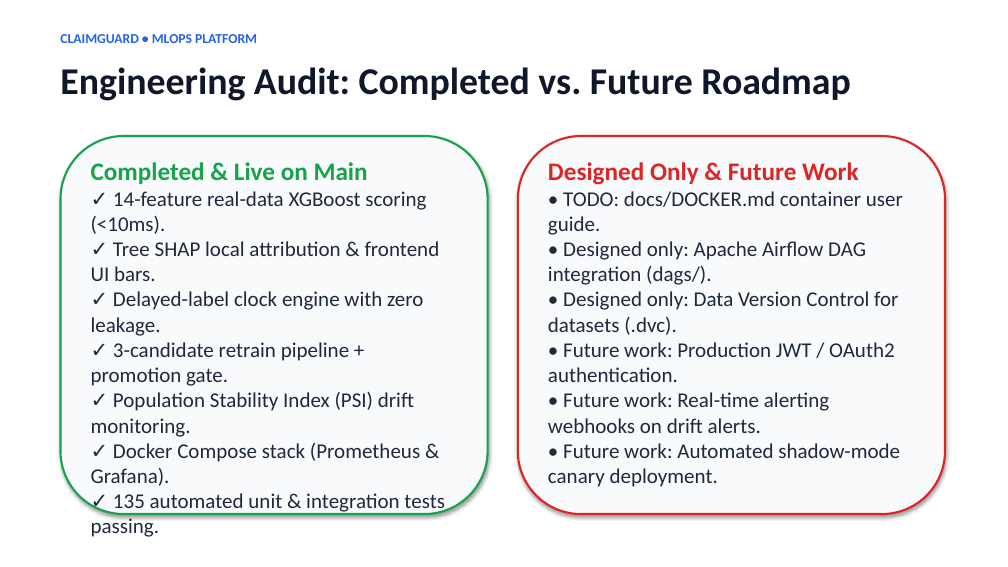
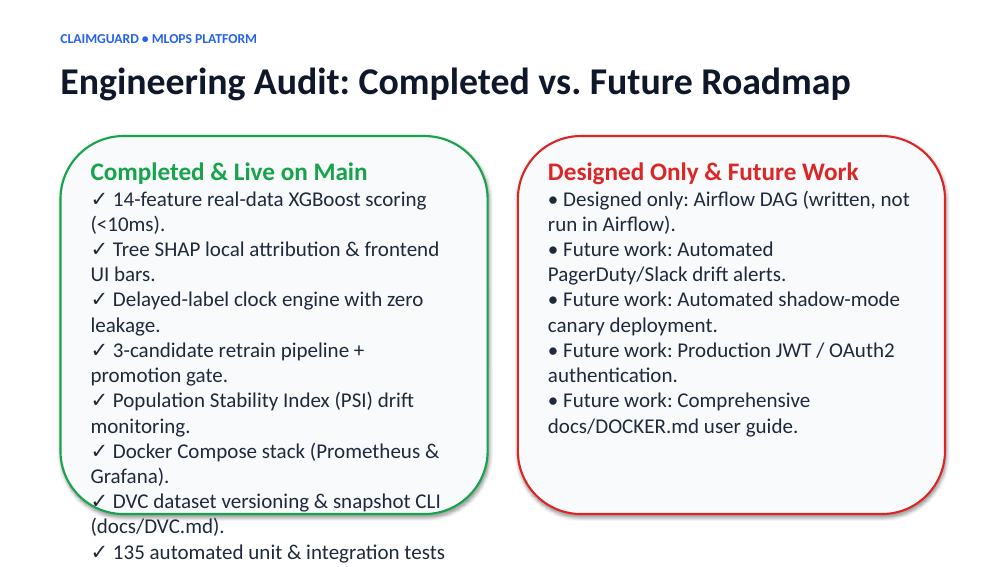
Before and after one commit to Gauravi06/ClaimGuard, a slide deck: slide 10 of ClaimGuard.pptx. Drawn at 1008x567 pixels with LibreOffice and Linux fonts; fonts in the diff are those of the drawing. Boxes give left, top, right and bottom in pixels: in the first picture for what was removed or moved away, otherwise in the second. Text is boxed around its words. In the diff, an @@ line names an element or a change of style, - is before the commit and + after.

Commit message:
docs: final deck

```diff
--- a/ClaimGuard.pptx
+++ b/ClaimGuard.pptx
@@ text at box(548, 191, 910, 336): text changed @@
-• TODO: docs/DOCKER.md container user guide.
-• Designed only: Apache Airflow DAG integration (dags/).
-• Designed only: Data Version Control for datasets (.dvc).
+• Designed only: Airflow DAG (written, not run in Airflow).
+• Future work: Automated PagerDuty/Slack drift alerts.
+• Future work: Automated shadow-mode canary deployment.
@@ text at box(548, 392, 810, 437): text changed @@
-• Future work: Real-time alerting webhooks on drift alerts.
-• Future work: Automated shadow-mode canary deployment.
+• Future work: Comprehensive docs/DOCKER.md user guide.
@@ text at box(91, 493, 440, 536): paragraph added @@
+✓ DVC dataset versioning & snapshot CLI (docs/DVC.md).
```
Also in this commit, not shown: 2 other slides changed, 1 other file.
